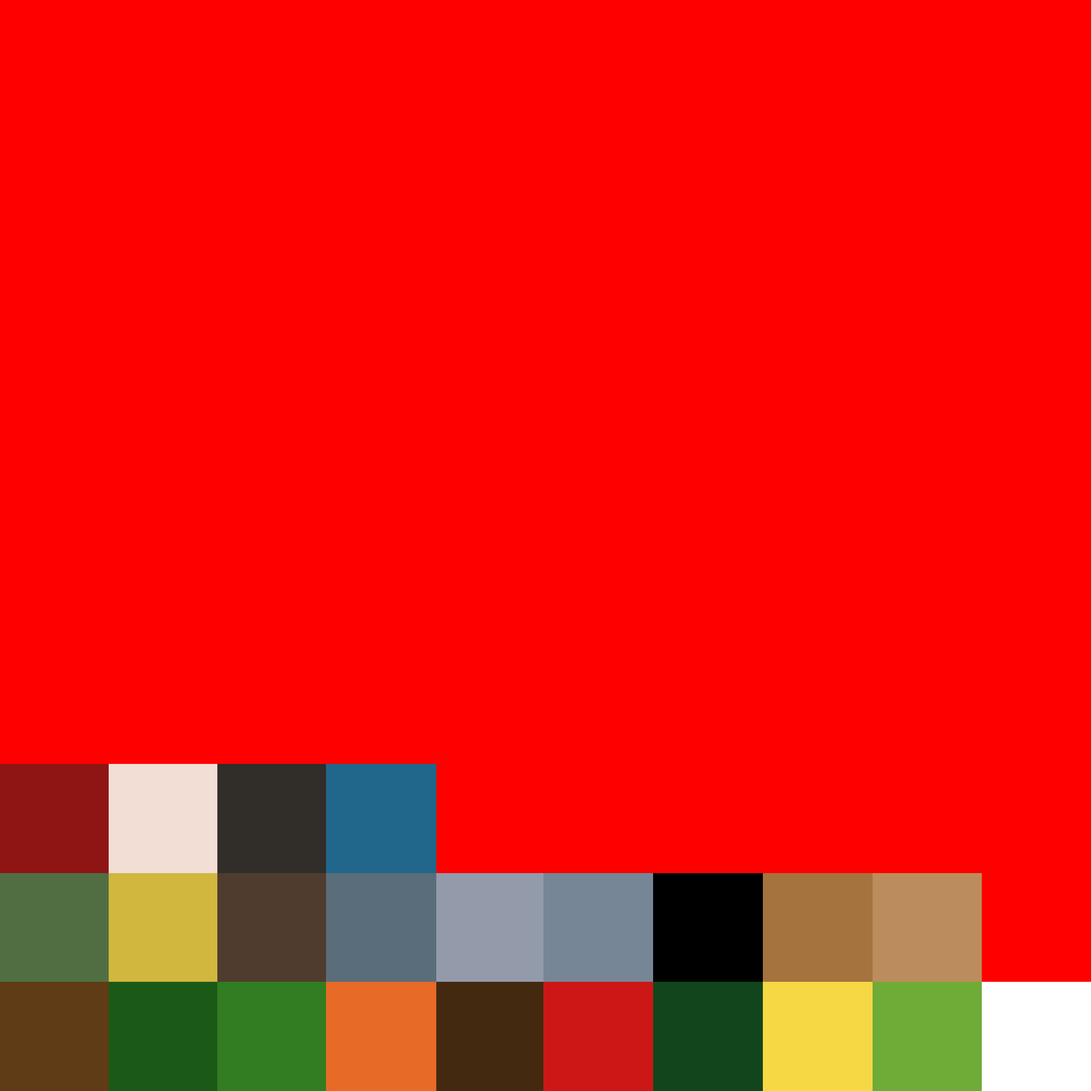
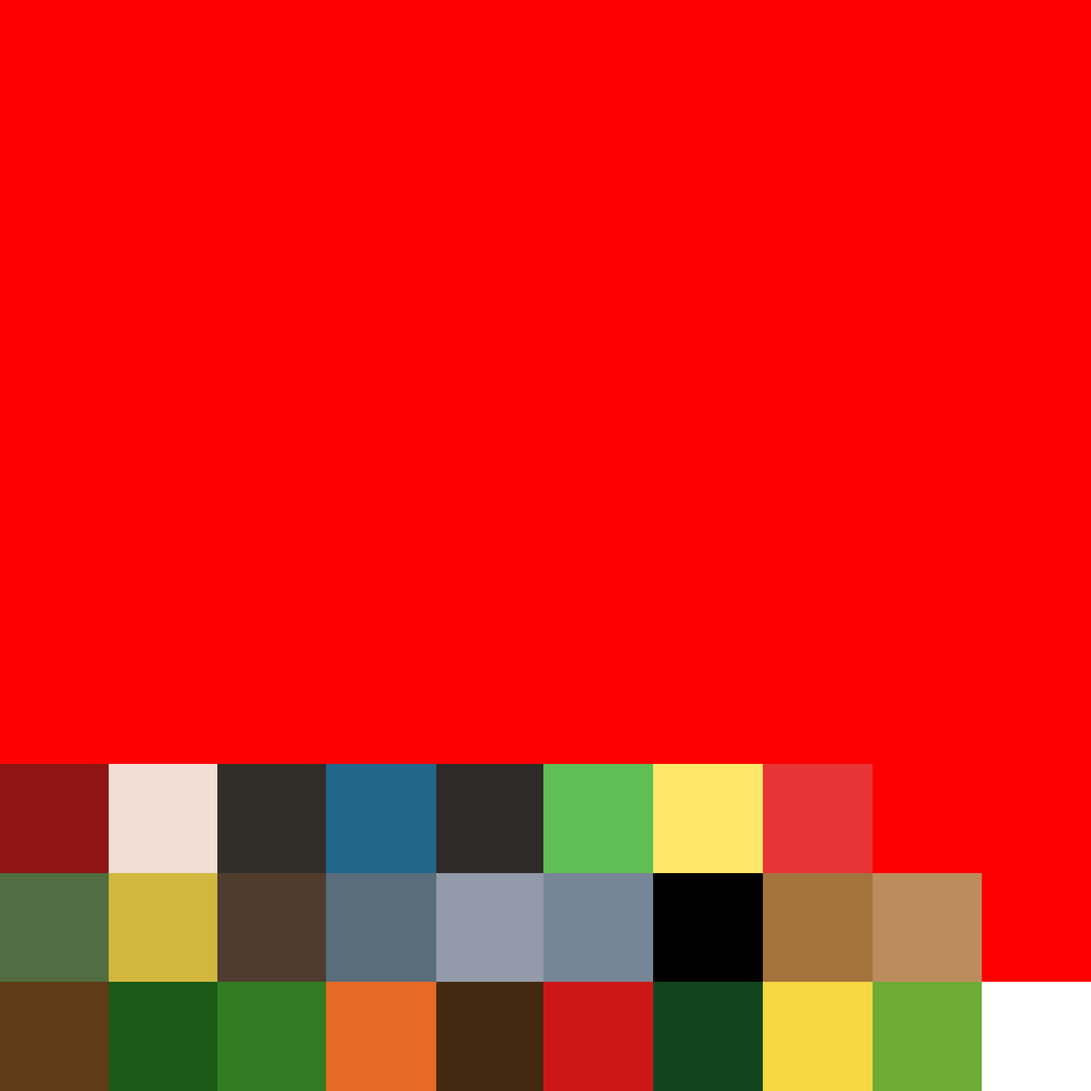
Two versions of the same layered image (1091 x 1091). Layer-by-layer changes:
painted on "Square8" (1st of 8, in "Row8") over [763, 764, 873, 874]
painted on "Square7" (1st of 8, in "Row8") over [653, 764, 764, 874]
renamed "square6" to "Tractor Body", painted on it over [543, 764, 654, 874]
renamed "Square5" to "TractorWheels", painted on it over [436, 764, 547, 874]
